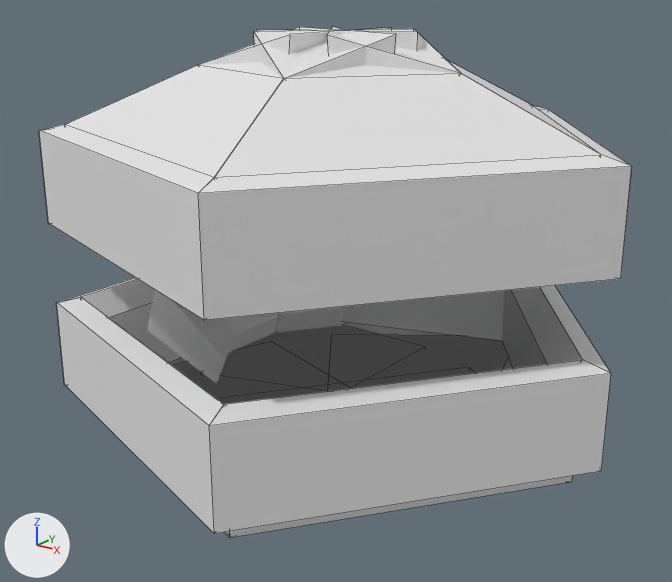
The Blender file Assets/Models/Console.blend as it was, and as the next commit left it.
Rendered twice from a 50 mm lens placed at (8.26, -8.62, 4.89), pointed at (1.98, -0.35, 1.43). Every picture has the same lights, and +X, +Y and +Z are marked at lower left. Mesh edges are drawn as thin lines on the coarser meshes.

Script lines for the objects in view, before the commit:
```python
me_cube = bpy.data.meshes.new('Cube')
me_cube.from_pydata(...)  # 106 vertices, 97 faces; spans x -0.89..0.8, y -1.4..1.4, z -1.6..1.08
me_cube.materials.append(mat_material)  # white #e7e7e7
me_cube_001 = bpy.data.meshes.new('Cube.001')
me_cube_001.from_pydata(...)  # 20 vertices, 18 faces; spans x -2.81..0.13, y -2.05..2.05, z -0.23..1.19
me_cube_002 = bpy.data.meshes.new('Cube.002')
me_cube_002.from_pydata(...)  # 20 vertices, 18 faces; spans x -2.81..0.09, y -2.05..2.05, z 0.0..2.24
ob_cube_001 = bpy.data.objects.new('Cube.001', me_cube)
ob_cube_001.location = (0.35, 1.04, 1.06)
ob_cube_001.rotation_euler = (0.0, 0.0, -0.611)  # degrees (0, 0, -35)
ob_cube_001.scale = (0.5, 0.5, 0.5)
_m = ob_cube_001.modifiers.new('Bevel', 'BEVEL')
_m.width = 0.04
_m.width_pct = 0.04
_m.limit_method = 'NONE'
ob_cube_003 = bpy.data.objects.new('Cube.003', me_cube_001)
ob_cube_003.location = (1.74, 0.0, 0.0)
_m = ob_cube_003.modifiers.new('Array', 'ARRAY')
_m.count = 5
_m.constant_offset_displace = (0.0, 0.0, 0.0)
_m.use_relative_offset = False
_m.relative_offset_displace = (-1.0, 0.0, 0.0)
_m.use_object_offset = True
_m.offset_object = ob_empty
ob_cube_004 = bpy.data.objects.new('Cube.004', me_cube_002)
ob_cube_004.location = (1.74, 0.0, 2.12)
_m = ob_cube_004.modifiers.new('Array', 'ARRAY')
_m.count = 5
_m.constant_offset_displace = (0.0, 0.0, 0.0)
_m.use_relative_offset = False
_m.relative_offset_displace = (-1.0, 0.0, 0.0)
_m.use_object_offset = True
_m.offset_object = ob_empty_001
# also in view: 'Cube.002' at (0.25, -1.17, 0.93); 'Cube' at (-0.02, 0.0, 0.93)
```
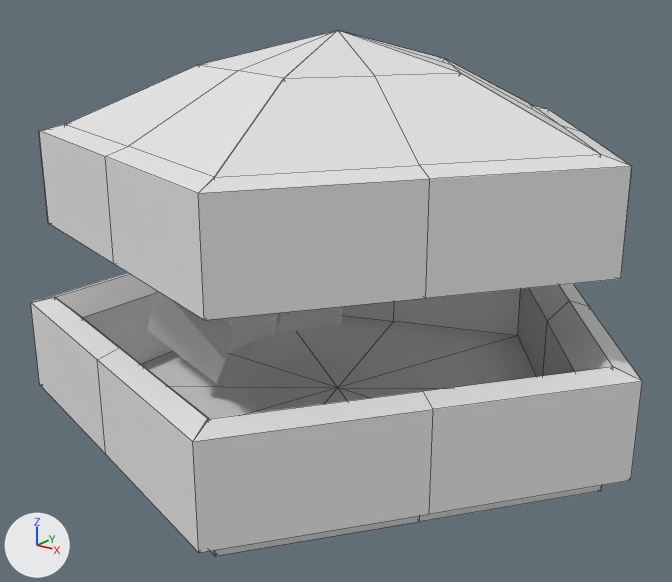
Commit message: Improve Console model

Pixel boxes [x1, y1, x2, y2] of what changed, in the pictures (672 x 582 px):
'Cube.004', reshaped, modifiers changed: before [39, 27, 632, 320]; after [39, 31, 632, 320]
'Cube.003', reshaped, modifiers changed (10% wider, 9% taller): before [56, 278, 611, 538]; after [31, 273, 642, 556]

Edits to the bpy script that builds the scene:
```text
Change me_cube_001:
    used by ob_cube_003; location = (1.74, 0.0, 0.0)
    remove me_cube_001.from_pydata(...)  # 20 vertices, 18 faces; spans x -2.81..0.13, y -2.05..2.05, z -0.23..1.19
    add me_cube_001.from_pydata(...)  # 18 vertices, 12 faces; spans x -3.07..0.0, y 0.0..2.23, z -0.23..1.19
    me_cube_001 part 1: the whole mesh is rebuilt
Change me_cube_002:
    used by ob_cube_004; location = (1.74, 0.0, 2.12)
    remove me_cube_002.from_pydata(...)  # 20 vertices, 18 faces; spans x -2.81..0.09, y -2.05..2.05, z 0.0..2.24
    add me_cube_002.from_pydata(...)  # 18 vertices, 12 faces, 1 loose edge; spans x -2.81..0.0, y 0.0..2.05, z 0.0..2.24
    me_cube_002 part 2
    12 vertices are removed from x -2.81..0.09, y -2.05..0.94, z 0.0..2.24
    15 faces are deleted
    3 vertices move from x -2.31..-1.04, y 0.94..1.86, z 0.0..1.59 to x -2.31..-1.09, y 0.84..1.68, z 0.0..1.59
    10 vertices are added at x -2.81..0.0, y 0.0, z 0.0..2.24
    1 loose edge is added
    9 new faces join them
Change ob_cube_003:
    add _m = ob_cube_003.modifiers.new('Mirror', 'MIRROR')
    add _m.use_axis = (False, True, False)
    add _m.merge_threshold = 0.01
    where _m = ob_cube_003.modifiers.new('Array', 'ARRAY')
    add _m.use_merge_vertices = True
Change ob_cube_004:
    add _m = ob_cube_004.modifiers.new('Mirror', 'MIRROR')
    add _m.use_axis = (False, True, False)
```
